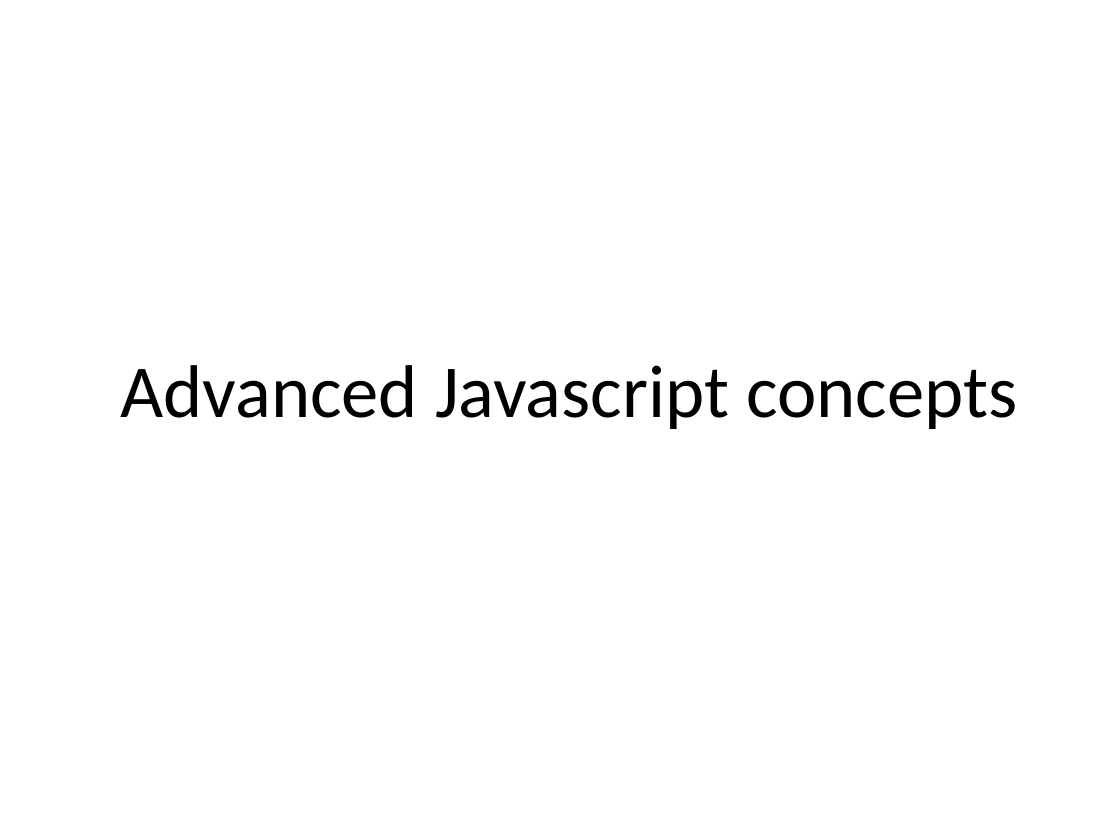
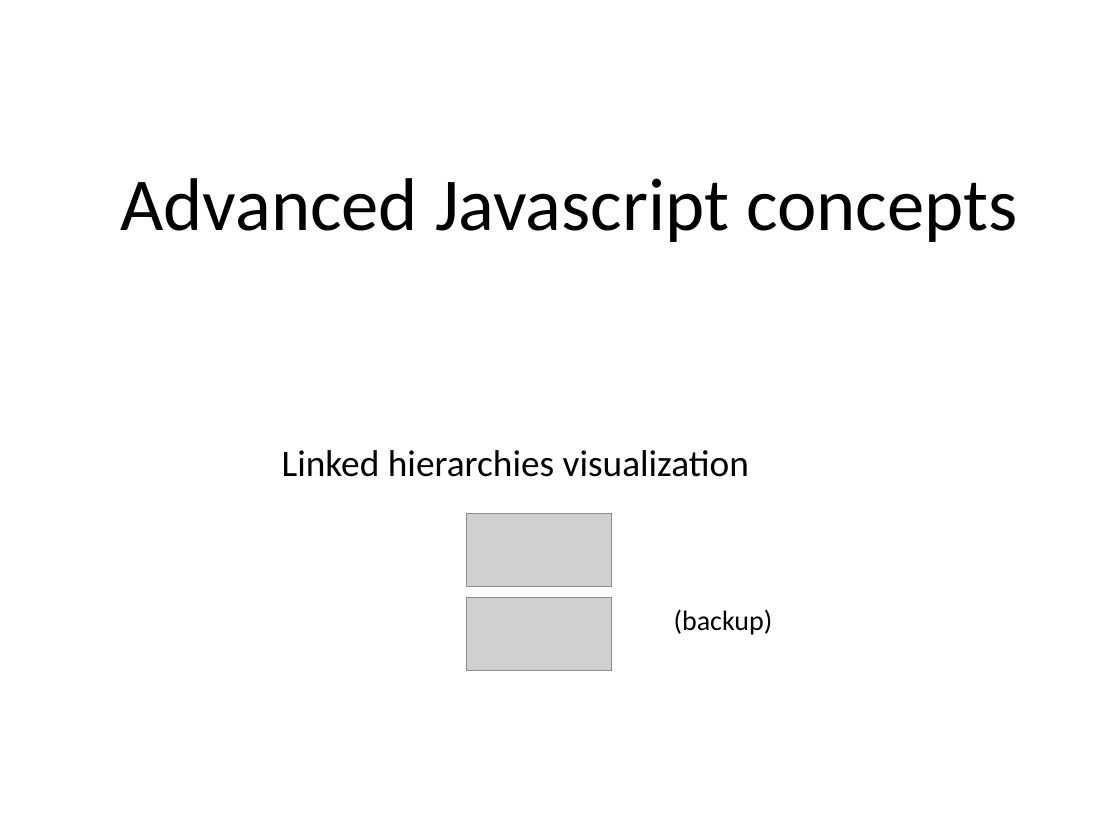
Before and after one commit to benralexander/intro-to-D3, a slide deck: slide 40 of D3_slides.pptx (slide 39 before the commit). Drawn at 1120x840 pixels with LibreOffice and Linux fonts; fonts in the diff are those of the drawing; grey boxes stand for pictures. Boxes give left, top, right and bottom in pixels: in the first picture for what was removed or moved away, otherwise in the second. Text is boxed around its words. In the diff, an @@ line names an element or a change of style, - is before the commit and + after.

```diff
--- a/D3_slides.pptx
+++ b/D3_slides.pptx
@@ title "Advanced Javascript concepts": place and size @@
-title "Advanced Javascript concepts" at box(120, 365, 1017, 429)
+title "Advanced Javascript concepts" at box(120, 178, 1017, 242)
@@ text added at box(282, 450, 749, 477), 24 pt, text #000000 @@
+Linked hierarchies visualization
@@ picture added at box(467, 513, 612, 586) @@
@@ picture added at box(467, 597, 612, 670) @@
@@ text added at box(674, 609, 773, 635), 18 pt, text #000000 @@
+(backup)
```
Also in this commit, not shown: 5 other slides changed, 5 slides added, 3 slides removed, 3 other files.
